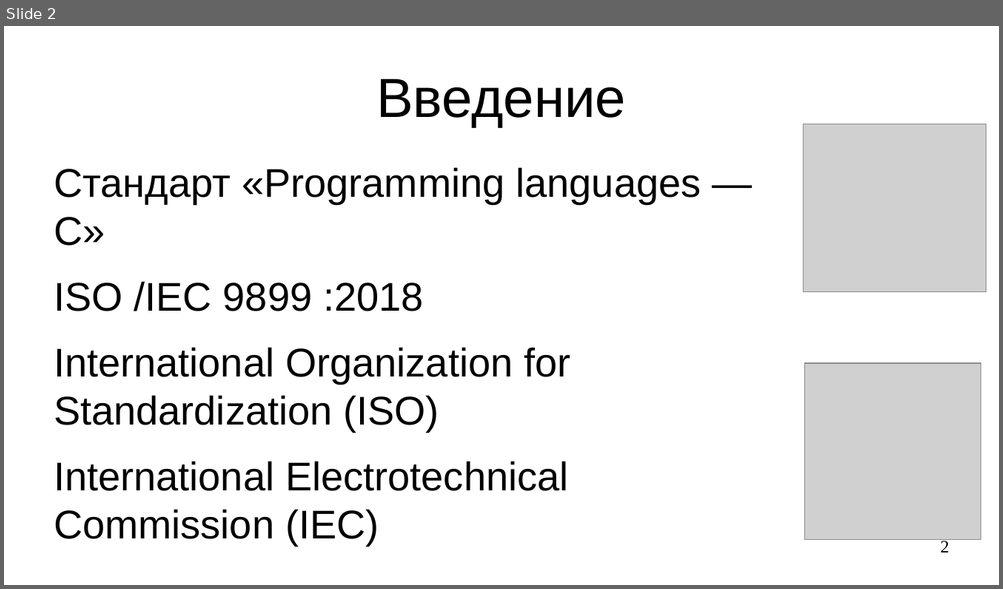
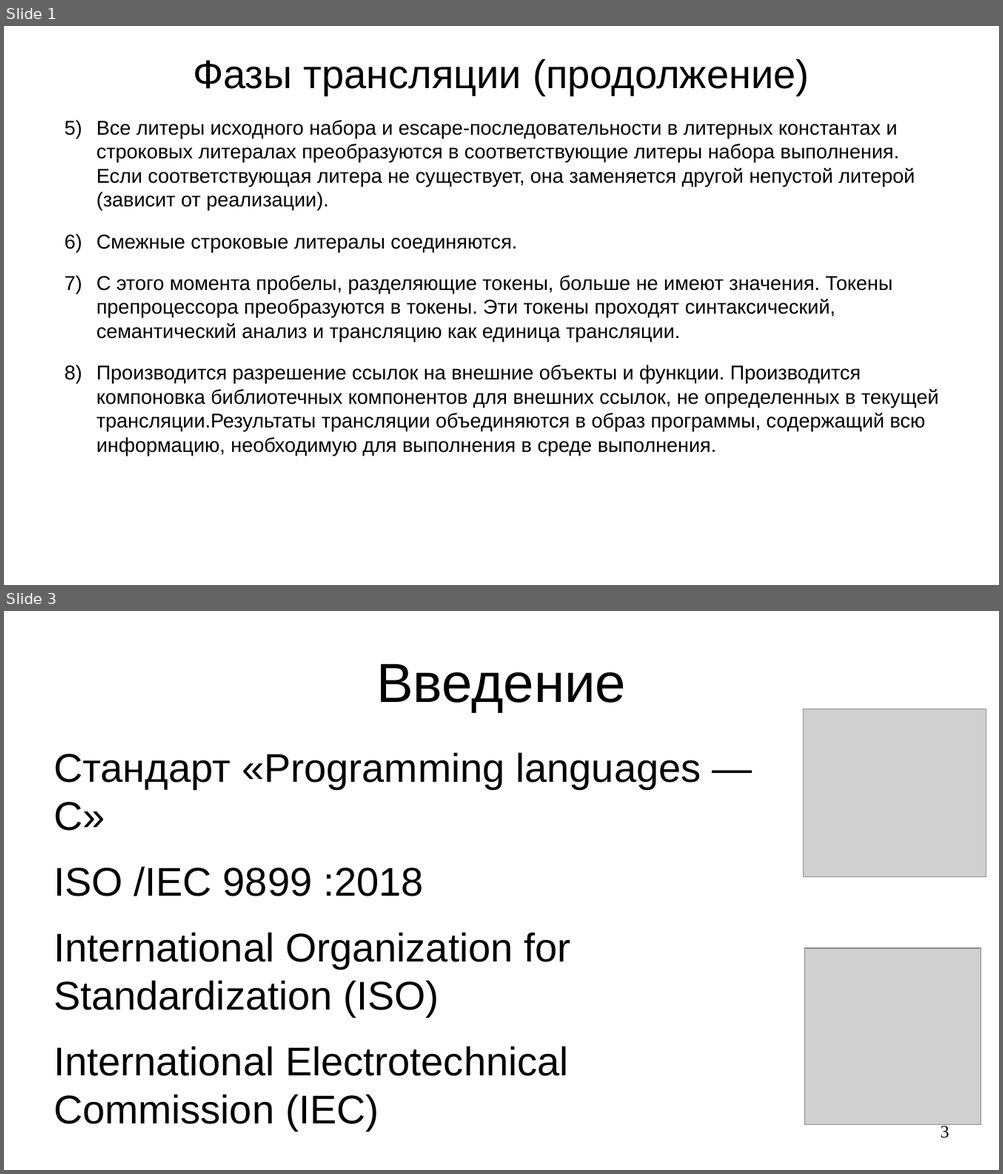
Before and after one commit to steelcraft/stud-lab, a slide deck: Лекции/CACP01.odp. Shown one above the other, each under a label of ours: slide 2 before the commit, slides 1 and 3 after it; the slides between them are not shown. The pictures are 1003x589 and 1003x1174 pixels, drawn with LibreOffice and Linux fonts; fonts in the diff are those of the drawing; grey boxes stand for pictures. Boxes give left, top, right and bottom in pixels: in the first picture for what was removed or moved away, otherwise in the second. Text is boxed around its words. In the diff, an @@ line names an element or a change of style, - is before the commit and + after.

```diff
--- a/Лекции/CACP01.odp
+++ b/Лекции/CACP01.odp
@@ slide 1 added at bbox=[4, 26, 999, 585], background #FFFFFF @@
@@ title added at bbox=[193, 59, 808, 96], 32 pt, text #000000 @@
+Фазы трансляции (продолжение)
@@ text added at bbox=[96, 120, 939, 456], 16 pt, text #000000 @@
+5) Все литеры исходного набора и escape-последовательности в литерных константах и строковых литералах преобразуются в соответствующие литеры набора выполнения. Если соответствующая литера не существует, она заменяется другой непустой литерой (зависит от реализации).
+6) Смежные строковые литералы соединяются.
+7) С этого момента пробелы, разделяющие токены, больше не имеют значения. Токены препроцессора преобразуются в токены. Эти токены проходят синтаксический, семантический анализ и трансляцию как единица трансляции.
+8) Производится разрешение ссылок на внешние объекты и функции. Производится компоновка библиотечных компонентов для внешних ссылок, не определенных в текущей трансляции.Результаты трансляции объединяются в образ программы, содержащий всю информацию, необходимую для выполнения в среде выполнения.
@@ what was slide 2 is now slide 3 @@
@@ page number at bbox=[940, 1124, 949, 1139]: text changed @@
-2
+3
```
Also in this commit, not shown: 5 other slides added, 1 slide removed.
